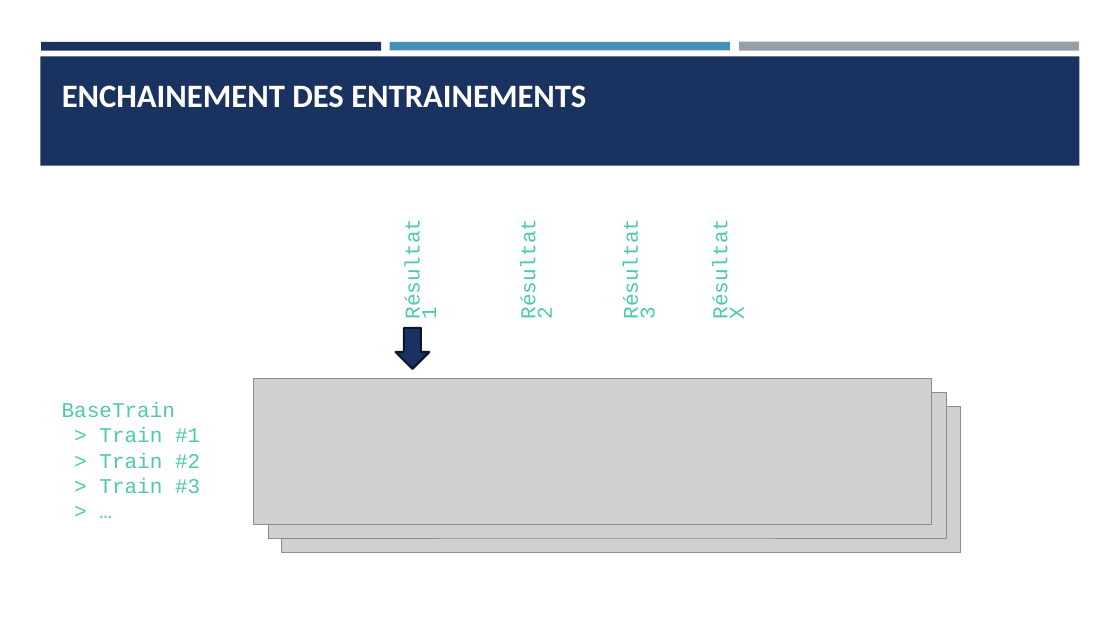
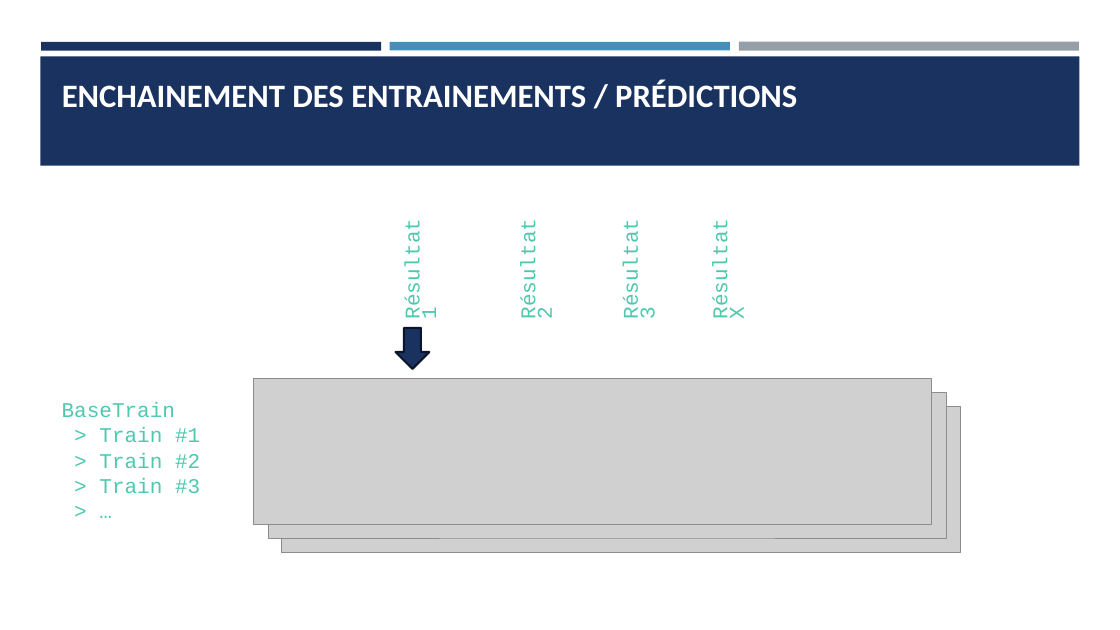
Before and after one commit to Ace4teaM/OCR-NovaTech, a slide deck: slide 32 of Presentation.pptx (slide 31 before the commit). Drawn at 1120x630 pixels with LibreOffice and Linux fonts; fonts in the diff are those of the drawing; grey boxes stand for pictures. Boxes give left, top, right and bottom in pixels: in the first picture for what was removed or moved away, otherwise in the second. Text is boxed around its words. In the diff, an @@ line names an element or a change of style, - is before the commit and + after.

```diff
--- a/Presentation.pptx
+++ b/Presentation.pptx
@@ title at (62,81,797,108): text changed @@
-ENCHAINEMENT DES ENTRAINEMENTS
+ENCHAINEMENT DES ENTRAINEMENTS / PRÉDICTIONS
```
Also in this commit, not shown: 16 other slides changed, 8 slides added, 5 slides removed, 6 other files.
